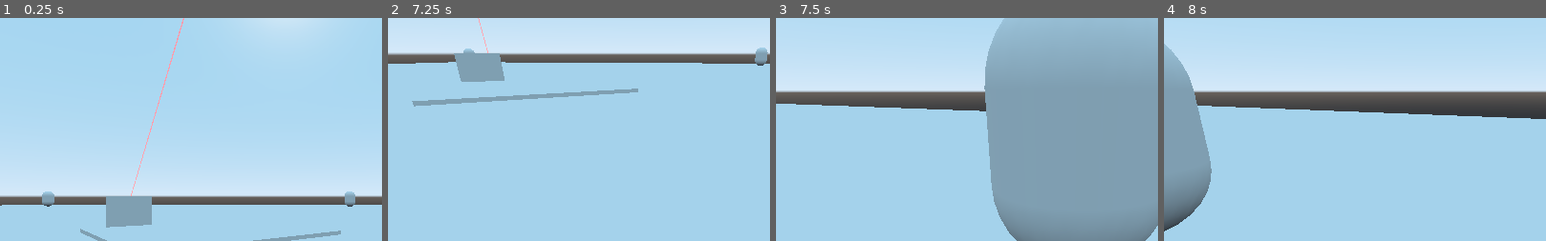
Above: before the commit, frames 1-4 (left to right).
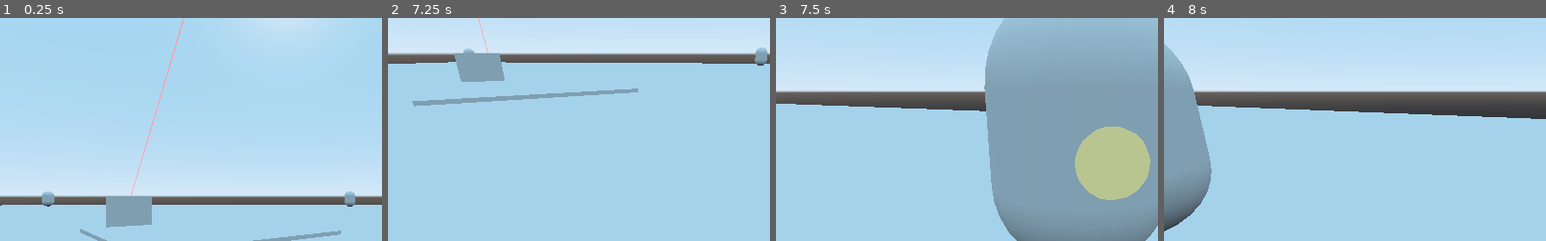
Above: after the commit, the same moments.

Repository: skarnl/godot--gwj31
Game: Godot game, scene res://screens/game/game_loop.tscn
Two runs of this game, one before a commit and one after it. Both use one fixed random seed, a clock stepped at 60 frames per second and the inputs below. This scene is started directly instead of the project's main scene.
Inputs (mouse positions are % of the whole screen's width and height, from its top left):
- Up to frame 1 (0.25 s): no input
- Up to frame 2 (7.25 s): tap Enter at 0.5 s; move the mouse to (45, 70) at 0.52 s; hold E (interact) 0.53-1.28 s; hold W (move_forward) 0.53-2.03 s; move the mouse to (80, 65) at 1.27 s; tap E (interact) every 1.5 s from 1.35 to 5.85 s; move the mouse to (20, 35) at 2.02 s; hold E (interact) 2.03-2.78 s; hold A (move_left) 2.03-3.53 s; move the mouse to (55, 50) at 2.77 s; move the mouse to (35, 25) at 3.52 s; hold S (move_backward) 3.53-4.28 s; hold E (interact) 3.53-4.28 s; move the mouse to (72, 45) at 4.27 s; hold D (move_right) 4.28-5.03 s; move the mouse to (30, 55) at 5.02 s; hold W (move_forward) 5.03-5.78 s; hold E (interact) 5.03-5.78 s; move the mouse to (60, 28) at 5.77 s; hold D (move_right) from 5.78 s (still down); move the mouse to (45, 70) at 6.52 s; hold E (interact) from 6.53 s (still down)
- Up to frame 3 (7.5 s): keep holding D (move_right); move the mouse to (80, 65) at 7.27 s; release E (interact) at 7.28 s; tap E (interact) at 7.35 s
- Up to frame 4 (8 s): keep holding D (move_right)
The pictures show only the part of the screen within x 13-63%, y 10-60%; the shares and areas given below are measured in that part.

Frames 1-2 are identical in both runs. In frame 3, 5.1% of the frame differs, in the area x 78-98%, y 48-82%; in frame 4, nothing differs.

Commit message:
Increase aim for interaction

Diff:
--- a/entities/player.tscn
+++ b/entities/player.tscn
@@ -5,13 +5,13 @@
 [sub_resource type="CapsuleShape" id=1]
 height = 0.8
 
-[sub_resource type="RayShape" id=3]
+[sub_resource type="RayShape" id=2]
 length = 1.5
 
-[sub_resource type="CapsuleMesh" id=2]
+[sub_resource type="CapsuleMesh" id=3]
 
 [sub_resource type="RayShape" id=4]
-length = 2.0
+length = 3.27223
 
 [node name="Player" type="KinematicBody"]
 script = ExtResource( 2 )
Not shown: 1 places in entities/player.tscn that only renumber resources
